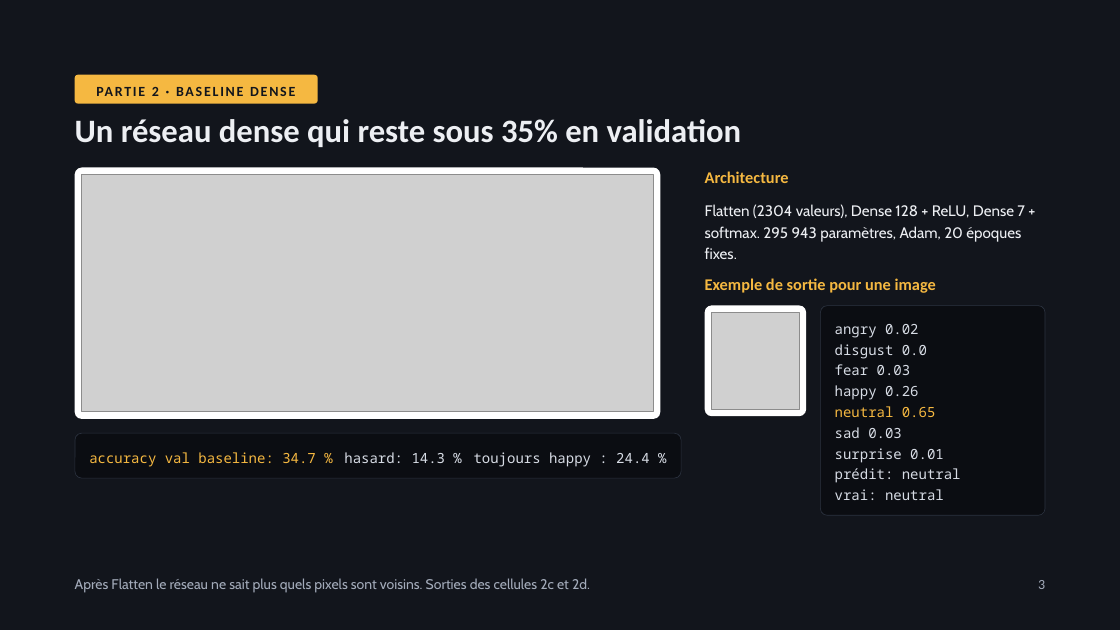
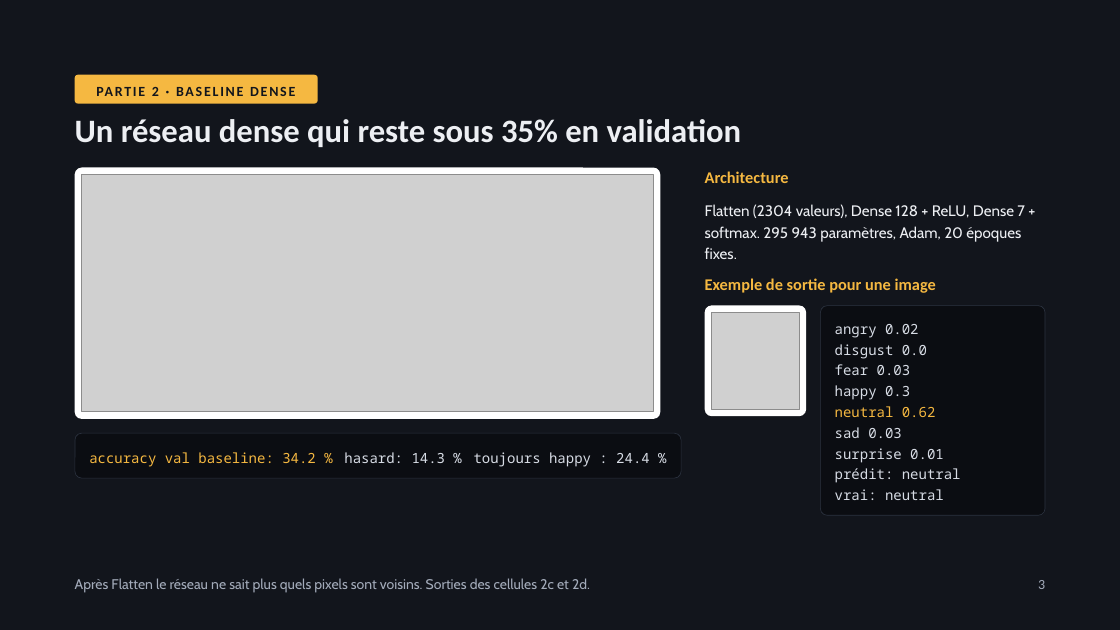
Before and after one commit to MonsieurNikko/Projet-DL-Facial-Expressions, a slide deck: slide 3 of soutenance/Soutenance — Reconnaissance d'expressions faciales (2).pptx. Drawn at 1120x630 pixels with LibreOffice and Linux fonts; fonts in the diff are those of the drawing; grey boxes stand for pictures. Boxes give left, top, right and bottom in pixels: in the first picture for what was removed or moved away, otherwise in the second. Text is boxed around its words. In the diff, an @@ line names an element or a change of style, - is before the commit and + after.

```diff
--- a/soutenance/Soutenance — Reconnaissance d'expressions faciales (2).pptx
+++ b/soutenance/Soutenance — Reconnaissance d'expressions faciales (2).pptx
@@ text at [835, 385, 910, 400]: text changed @@
-happy 0.26
+happy 0.3
@@ text at [835, 406, 936, 417]: text changed @@
-neutral 0.65
+neutral 0.62
@@ text at [89, 452, 316, 467]: text changed @@
-accuracy val baseline: 34.7 %
+accuracy val baseline: 34.2 %
```
Also in this commit, not shown: 6 other slides changed.
